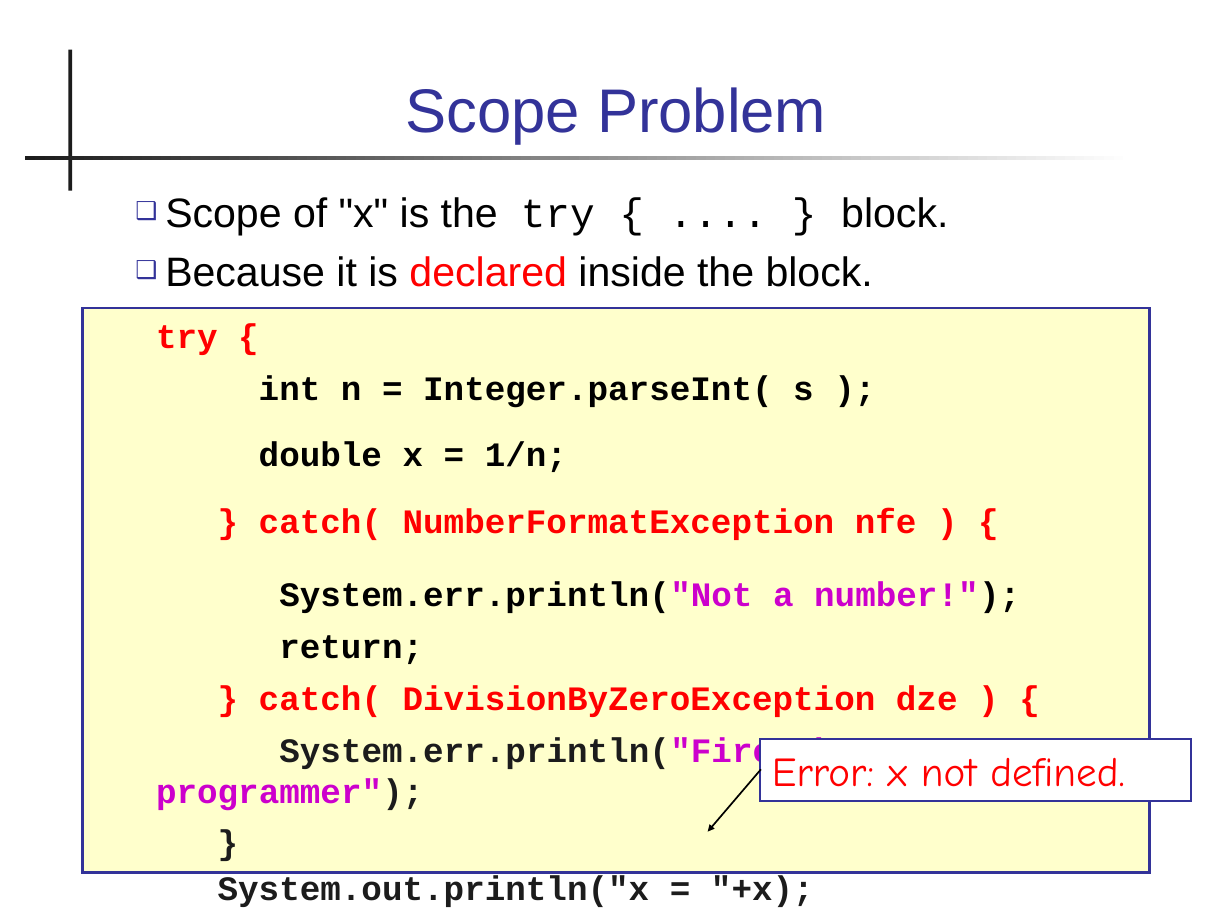
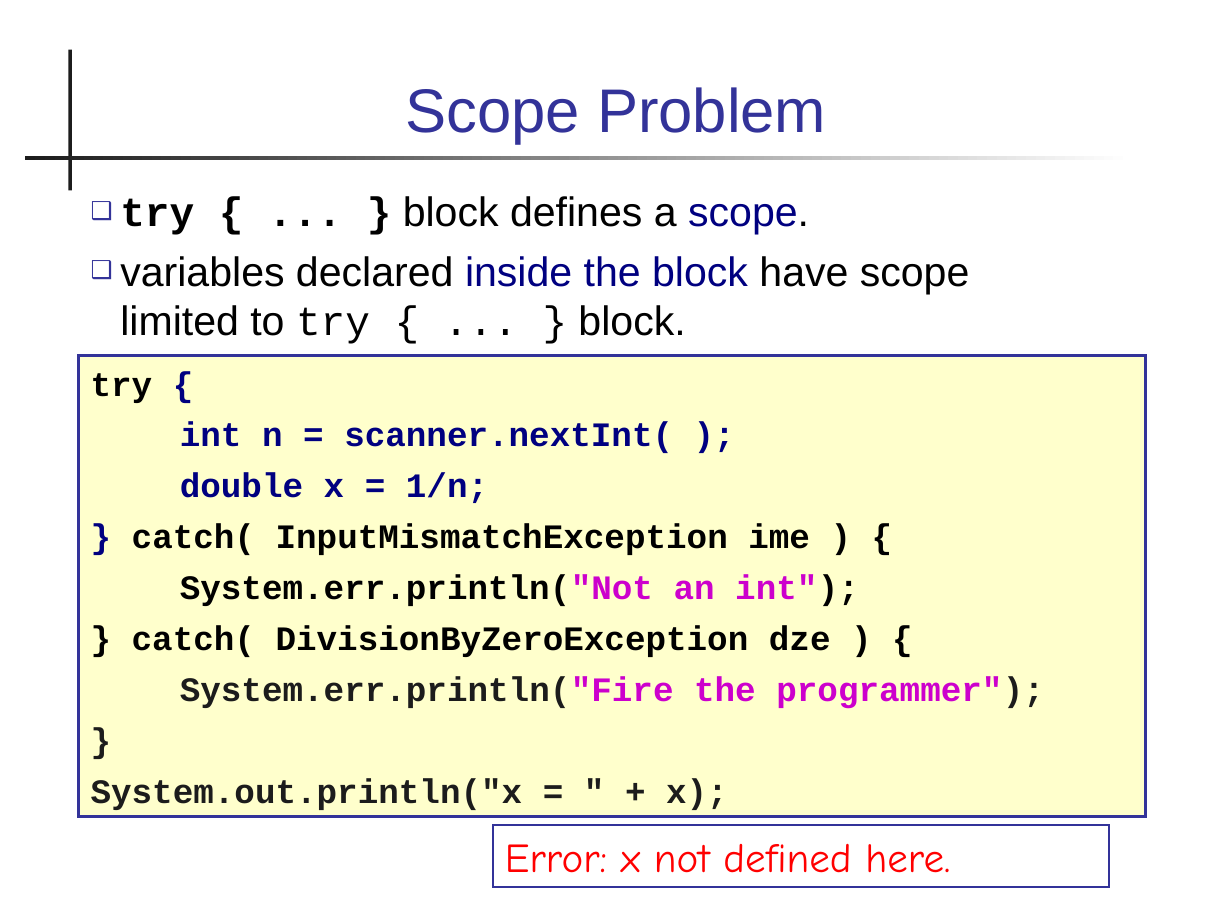
Before and after one commit to skeoop/skeoop.github.io, a slide deck: slide 15 of week6/Exceptions.ppt (slide 10 before the commit). Drawn at 1232x924 pixels with LibreOffice and Linux fonts; fonts in the diff are those of the drawing. Boxes give left, top, right and bottom in pixels: in the first picture for what was removed or moved away, otherwise in the second. Text is boxed around its words. In the diff, an @@ line names an element or a change of style, - is before the commit and + after.

Commit message:
update slides on exceptions

```diff
--- a/week6/Exceptions.ppt
+++ b/week6/Exceptions.ppt
@@ text at (x1=120, y1=196, x2=970, y2=344): text changed @@
-❑ Scope of "x" is the try { .... } block.
-❑ Because it is declared inside the block.
+❑ try { ... } block defines a scope.
+❑ variables declared inside the block have scope limited to try { ... } block.
@@ rectangle "try {" resized from (x1=83, y1=308, x2=1149, y2=872) to (x1=79, y1=356, x2=1146, y2=817) @@
@@ text in rectangle at (x1=91, y1=373, x2=1044, y2=709): text colour #FF0000 to #000000 in "try", "} catch( DivisionByZeroException dze ) {"; text colour #FF0000 to #000080 in "{"; text colour #000000 to #000080 in "double x = 1/n;"; indent changed; less space between paragraphs @@
@@ text in rectangle at (x1=180, y1=421, x2=673, y2=453): text changed; text colour #000000 to #000080 @@
-int n = Integer.parseInt( s );
+int n = scanner.nextInt( );
@@ text in rectangle at (x1=132, y1=523, x2=859, y2=606): text changed; text colour #FF0000 to #000000 @@
-} catch( NumberFormatException nfe ) {
-System.err.println("Not a number!");
-return;
+} catch( InputMismatchException ime ) {
+System.err.println("Not an int");
@@ text in rectangle at (x1=91, y1=778, x2=728, y2=810): text changed @@
-System.out.println("x = "+x);
+System.out.println("x = " + x);
@@ arrow removed from (760, 770) to (707, 832) @@
@@ rectangle "Error: x not defined here." resized from (x1=760, y1=739, x2=1191, y2=801) to (x1=493, y1=825, x2=1109, y2=887) @@
@@ text in rectangle at (x1=505, y1=844, x2=950, y2=873): text changed @@
-Error: x not defined.
+Error: x not defined here.
```
Also in this commit, not shown: 17 other slides changed, 13 slides added, 2 slides removed.
